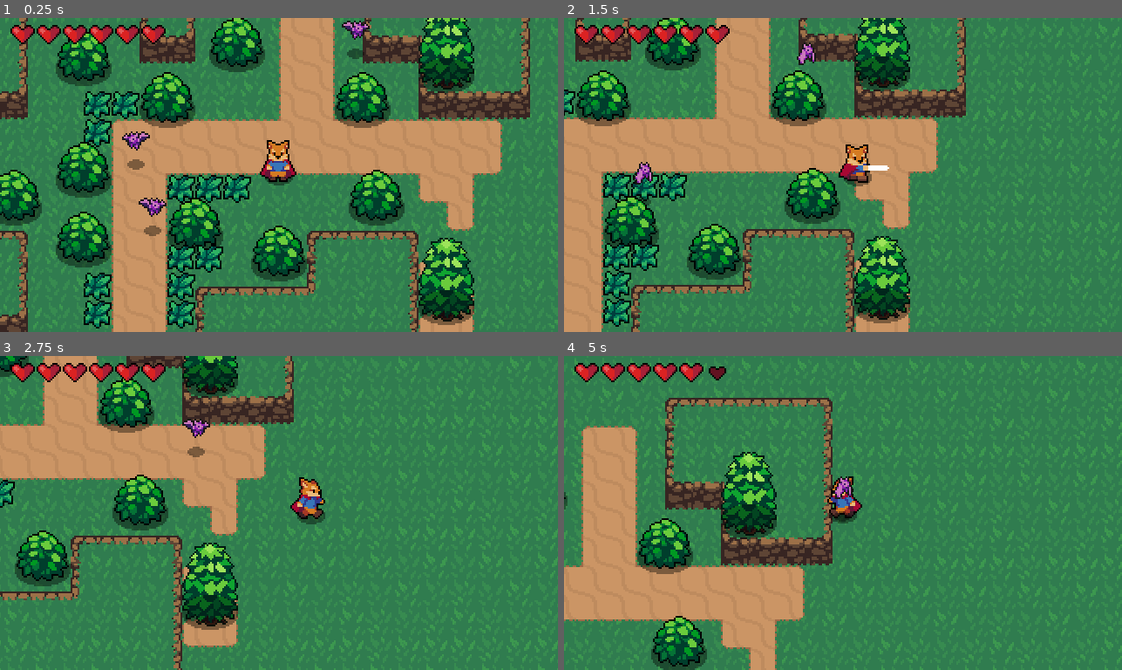
Above: before the commit, frames 1-4 (two rows, left to right).
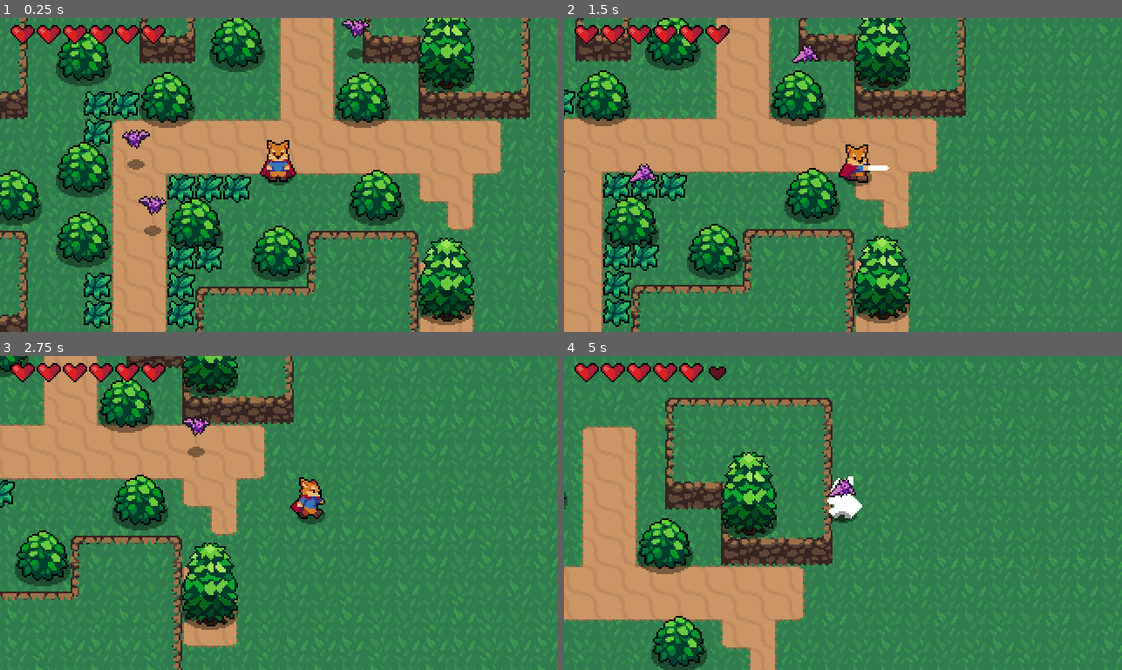
Above: after the commit, the same moments.

Repository: racampita/Action-RPG-Tutorial
Game: Godot game, scene res://World.tscn
Same seed, same stepped clock (60 frames per second), same inputs: the game is played once before the commit and once after it.
Inputs:
- Up to frame 1 (0.25 s): no input
- Up to frame 2 (1.5 s): hold Right (ui_right) 0.53-1.28 s; tap K (roll) at 0.6 s; hold Down (ui_down) from 1.28 s (still down); tap J (attack) at 1.35 s
- Up to frame 3 (2.75 s): tap K (roll) at 1.55, 2.1 s; release Down (ui_down) at 2.03 s; hold Right (ui_right) from 2.03 s (still down)
- Up to frame 4 (5 s): release Right (ui_right) at 2.78 s; hold Up (ui_up) 2.78-3.53 s; tap K (roll) at 2.85, 3.8, 4.35 s; hold Left (ui_left) from 3.53 s (still down); tap J (attack) at 3.6 s

The runs differ from the first frame. In frame 1, 0.5% of the frame differs, in the area x 21-67%, y 0-64%; in frame 2, 0.3%; in frame 3, 0.2%; in frame 4, 0.5%, in the area x 47-54%, y 38-52%.

Commit message:
Sounds and Flash
+hit and hurt sounds
+flash for bat and player

Diff:
--- a/Effects/Effect.gd
+++ b/Effects/Effect.gd
@@ -1,6 +1,7 @@
 extends AnimatedSprite
 
 func _ready() -> void:
+# warning-ignore:return_value_discarded
 	self.connect("animation_finished",self,"_on_animation_finished")
 	frame = 0
 	play("Animate")
--- a/Effects/EnemyDeathEFfect.tscn
+++ b/Effects/EnemyDeathEFfect.tscn
@@ -1,7 +1,8 @@
-[gd_scene load_steps=14 format=2]
+[gd_scene load_steps=15 format=2]
 
 [ext_resource path="res://Effects/Effect.gd" type="Script" id=1]
 [ext_resource path="res://Effects/EnemyDeathEffect.png" type="Texture" id=2]
+[ext_resource path="res://Music and Sounds/EnemyDie.wav" type="AudioStream" id=3]
 
 [sub_resource type="AtlasTexture" id=1]
 atlas = ExtResource( 2 )
@@ -56,3 +57,7 @@
 animation = "Animate"
 offset = Vector2( 0, -8 )
 script = ExtResource( 1 )
+
+[node name="AudioStreamPlayer" type="AudioStreamPlayer" parent="."]
+stream = ExtResource( 3 )
+autoplay = true
--- a/Effects/HitEffect.tscn
+++ b/Effects/HitEffect.tscn
@@ -1,7 +1,8 @@
-[gd_scene load_steps=6 format=2]
+[gd_scene load_steps=7 format=2]
 
 [ext_resource path="res://Effects/Effect.gd" type="Script" id=1]
 [ext_resource path="res://Effects/HitEffect.png" type="Texture" id=2]
+[ext_resource path="res://Music and Sounds/Hit.wav" type="AudioStream" id=3]
 
 [sub_resource type="AtlasTexture" id=1]
 atlas = ExtResource( 2 )
@@ -15,11 +16,16 @@
 animations = [ {
 "frames": [ SubResource( 1 ), SubResource( 2 ) ],
 "loop": true,
-"name": "default",
+"name": "Animate",
 "speed": 15.0
 } ]
 
 [node name="HitEffect" type="AnimatedSprite"]
 frames = SubResource( 3 )
+animation = "Animate"
 offset = Vector2( 0, -8 )
 script = ExtResource( 1 )
+
+[node name="AudioStreamPlayer" type="AudioStreamPlayer" parent="."]
+stream = ExtResource( 3 )
+autoplay = true
--- a/Enemies/Bat.gd
+++ b/Enemies/Bat.gd
@@ -24,6 +24,7 @@
 onready var hurtbox = $Hurtbox
 onready var softCollision = $SoftCollision
 onready var wanderController = $WanderController
+onready var animationPlayer = $AnimationPlayer
 
 func _ready():
 	state = pick_random_state([IDLE, WANDER])
@@ -82,9 +83,18 @@
 	stats.health -= area.damage
 	knockback = area.knockback_vector * 120
 	hurtbox.create_hit_effect()
+	hurtbox.start_invincibility(0.4)
 
 func _on_Stats_no_health() -> void:
 	queue_free()
 	var enemyDeathEffect = EnemyDeathEffect.instance()
 	get_parent().add_child(enemyDeathEffect)
 	enemyDeathEffect.global_position = global_position
+
+
+func _on_Hurtbox_invincibility_started() -> void:
+	animationPlayer.play("Start")
+
+
+func _on_Hurtbox_invincibility_ended() -> void:
+	animationPlayer.play("Stop")
--- a/Enemies/Bat.tscn
+++ b/Enemies/Bat.tscn
@@ -9,6 +9,12 @@
 [ext_resource path="res://Overlap/Hitbox.tscn" type="PackedScene" id=7]
 [ext_resource path="res://Overlap/SoftCollision.tscn" type="PackedScene" id=8]
 [ext_resource path="res://Enemies/WanderController.tscn" type="PackedScene" id=9]
+[ext_resource path="res://WhiteColor.shader" type="Shader" id=10]
+
+[sub_resource type="ShaderMaterial" id=12]
+resource_local_to_scene = true
+shader = ExtResource( 10 )
+shader_param/active = false
 
 [sub_resource type="AtlasTexture" id=1]
 atlas = ExtResource( 1 )
@@ -54,14 +60,48 @@
 [sub_resource type="CircleShape2D" id=11]
 radius = 3.0
 
+[sub_resource type="Animation" id=13]
+resource_name = "Start"
+length = 0.2
+loop = true
+tracks/0/type = "value"
+tracks/0/path = NodePath("AnimatedSprite:material:shader_param/active")
+tracks/0/interp = 1
+tracks/0/loop_wrap = true
+tracks/0/imported = false
+tracks/0/enabled = true
+tracks/0/keys = {
+"times": PoolRealArray( 0, 0.1 ),
+"transitions": PoolRealArray( 1, 1 ),
+"update": 1,
+"values": [ true, false ]
+}
+
+[sub_resource type="Animation" id=14]
+resource_name = "Stop"
+length = 0.1
+tracks/0/type = "value"
+tracks/0/path = NodePath("AnimatedSprite:material:shader_param/active")
+tracks/0/interp = 1
+tracks/0/loop_wrap = true
+tracks/0/imported = false
+tracks/0/enabled = true
+tracks/0/keys = {
+"times": PoolRealArray( 0 ),
+"transitions": PoolRealArray( 1 ),
+"update": 1,
+"values": [ false ]
+}
+
 [node name="Bat" type="KinematicBody2D"]
 collision_layer = 16
 script = ExtResource( 4 )
 
 [node name="AnimatedSprite" type="AnimatedSprite" parent="."]
+material = SubResource( 12 )
 frames = SubResource( 6 )
 animation = "Fly"
-frame = 2
+frame = 1
 playing = true
 offset = Vector2( 0, -12 )
 
@@ -105,7 +145,13 @@
 shape = SubResource( 11 )
 
 [node name="WanderController" parent="." instance=ExtResource( 9 )]
+
+[node name="AnimationPlayer" type="AnimationPlayer" parent="."]
+anims/Start = SubResource( 13 )
+anims/Stop = SubResource( 14 )
 [connection signal="area_entered" from="Hurtbox" to="." method="_on_Hurtbox_area_entered"]
+[connection signal="invincibility_ended" from="Hurtbox" to="." method="_on_Hurtbox_invincibility_ended"]
+[connection signal="invincibility_started" from="Hurtbox" to="." method="_on_Hurtbox_invincibility_started"]
 [connection signal="no_health" from="Stats" to="." method="_on_Stats_no_health"]
 
 [editable path="Hurtbox"]
--- a/Enemies/PlayerDetectionZone.gd
+++ b/Enemies/PlayerDetectionZone.gd
@@ -8,5 +8,5 @@
 func _on_PlayerDetectionZone_body_entered(body: Node) -> void:
 	player = body
 
-func _on_PlayerDetectionZone_body_exited(body: Node) -> void:
+func _on_PlayerDetectionZone_body_exited(_body: Node) -> void:
 	player = null
--- a/Player/Player.gd
+++ b/Player/Player.gd
@@ -1,4 +1,6 @@
 extends KinematicBody2D
+
+const PlayerHurtSound = preload("res://Player/PlayerHurtSound.tscn")
 
 enum {
 	MOVE,
@@ -16,7 +18,7 @@
 onready var animationState = animationTree.get("parameters/playback")
 onready var swordHitbox = $HitboxPivot/SwordHitbox
 onready var hurtbox = $Hurtbox
-
+onready var blinkAnimationPlayer = $BlinkAnimationPlayer
 
 export var MAX_SPEED = 80
 export var ACCELERATION = 500
@@ -34,7 +36,7 @@
 		MOVE:
 			move_state(delta)
 		ROLL:
-			roll_state(delta)
+			roll_state()
 		ATTACK:
 			attack_state()
 
@@ -66,7 +68,7 @@
 		state = ATTACK
 
 
-func roll_state(delta):
+func roll_state():
 	velocity = roll_vector * ROLL_SPEED
 	animationState.travel("Roll")
 	move()
@@ -87,6 +89,17 @@
 
 
 func _on_Hurtbox_area_entered(area: Area2D) -> void:
-	stats.health -= 1
-	hurtbox.start_invincibility(0.5)
+	stats.health -= area.damage
+	hurtbox.start_invincibility(0.6)
 	hurtbox.create_hit_effect()
+	var playerHurtSound = PlayerHurtSound.instance()
+	get_tree().current_scene.add_child(playerHurtSound)
+
+
+
+func _on_Hurtbox_invincibility_started() -> void:
+	blinkAnimationPlayer.play("Start")
+
+
+func _on_Hurtbox_invincibility_ended() -> void:
+	blinkAnimationPlayer.play("Stop")
--- a/Player/Player.tscn
+++ b/Player/Player.tscn
@@ -6,6 +6,13 @@
 [ext_resource path="res://Player/SwordHitbox.gd" type="Script" id=4]
 [ext_resource path="res://Overlap/Hurtbox.tscn" type="PackedScene" id=5]
 [ext_resource path="res://Shadows/MediumShadow.png" type="Texture" id=6]
+[ext_resource path="res://Music and Sounds/Swipe.wav" type="AudioStream" id=7]
+[ext_resource path="res://Music and Sounds/Evade.wav" type="AudioStream" id=8]
+[ext_resource path="res://WhiteColor.shader" type="Shader" id=9]
+
+[sub_resource type="ShaderMaterial" id=48]
+shader = ExtResource( 9 )
+shader_param/active = false
 
 [sub_resource type="CapsuleShape2D" id=1]
 radius = 4.0
@@ -64,6 +71,20 @@
 "update": 1,
 "values": [ false, true ]
 }
+tracks/4/type = "audio"
+tracks/4/path = NodePath("AudioStreamPlayer")
+tracks/4/interp = 1
+tracks/4/loop_wrap = true
+tracks/4/imported = false
+tracks/4/enabled = true
+tracks/4/keys = {
+"clips": [ {
+"end_offset": 0.0,
+"start_offset": 0.0,
+"stream": ExtResource( 7 )
+} ],
+"times": PoolRealArray( 0.1 )
+}
 
 [sub_resource type="Animation" id=3]
 resource_name = "AttackLeft"
@@ -118,6 +139,20 @@
 "update": 1,
 "values": [ false, true ]
 }
+tracks/4/type = "audio"
+tracks/4/path = NodePath("AudioStreamPlayer")
+tracks/4/interp = 1
+tracks/4/loop_wrap = true
+tracks/4/imported = false
+tracks/4/enabled = true
+tracks/4/keys = {
+"clips": [ {
+"end_offset": 0.0,
+"start_offset": 0.0,
+"stream": ExtResource( 7 )
+} ],
+"times": PoolRealArray( 0.1 )
+}
 
 [sub_resource type="Animation" id=4]
 resource_name = "AttackRight"
@@ -172,6 +207,20 @@
 "update": 1,
 "values": [ false, true ]
 }
+tracks/4/type = "audio"
+tracks/4/path = NodePath("AudioStreamPlayer")
+tracks/4/interp = 1
+tracks/4/loop_wrap = true
+tracks/4/imported = false
+tracks/4/enabled = true
+tracks/4/keys = {
+"clips": [ {
+"end_offset": 0.0,
+"start_offset": 0.0,
+"stream": ExtResource( 7 )
+} ],
+"times": PoolRealArray( 0.1 )
+}
 
 [sub_resource type="Animation" id=5]
 resource_name = "AttackUp"
@@ -226,6 +275,20 @@
 "update": 1,
 "values": [ false, true ]
 }
+tracks/4/type = "audio"
+tracks/4/path = NodePath("AudioStreamPlayer")
+tracks/4/interp = 1
+tracks/4/loop_wrap = true
+tracks/4/imported = false
+tracks/4/enabled = true
+tracks/4/keys = {
+"clips": [ {
+"end_offset": 0.0,
+"start_offset": 0.0,
+"stream": ExtResource( 7 )
+} ],
+"times": PoolRealArray( 0.1 )
+}
 
 [sub_resource type="Animation" id=6]
 length = 0.1
@@ -320,6 +383,20 @@
 "method": "roll_animation_finished"
 } ]
 }
+tracks/2/type = "audio"
+tracks/2/path = NodePath("AudioStreamPlayer")
+tracks/2/interp = 1
+tracks/2/loop_wrap = true
+tracks/2/imported = false
+tracks/2/enabled = true
+tracks/2/keys = {
+"clips": [ {
+"end_offset": 0.0,
+"start_offset": 0.0,
+"stream": ExtResource( 8 )
+} ],
+"times": PoolRealArray( 0.1 )
+}
 
 [sub_resource type="Animation" id=11]
 resource_name = "RollLeft"
@@ -350,6 +427,20 @@
 "method": "roll_animation_finished"
 } ]
 }
+tracks/2/type = "audio"
+tracks/2/path = NodePath("AudioStreamPlayer")
+tracks/2/interp = 1
+tracks/2/loop_wrap = true
+tracks/2/imported = false
+tracks/2/enabled = true
+tracks/2/keys = {
+"clips": [ {
+"end_offset": 0.0,
+"start_offset": 0.0,
+"stream": ExtResource( 8 )
+} ],
+"times": PoolRealArray( 0.1 )
+}
 
 [sub_resource type="Animation" id=12]
 resource_name = "RollRight"
@@ -380,6 +471,20 @@
 "method": "roll_animation_finished"
 } ]
 }
+tracks/2/type = "audio"
+tracks/2/path = NodePath("AudioStreamPlayer")
+tracks/2/interp = 1
+tracks/2/loop_wrap = true
+tracks/2/imported = false
+tracks/2/enabled = true
+tracks/2/keys = {
+"clips": [ {
+"end_offset": 0.0,
+"start_offset": 0.0,
+"stream": ExtResource( 8 )
+} ],
+"times": PoolRealArray( 0.1 )
+}
 
 [sub_resource type="Animation" id=13]
 resource_name = "RollUp"
@@ -409,6 +514,20 @@
 "args": [  ],
 "method": "roll_animation_finished"
 } ]
+}
+tracks/2/type = "audio"
+tracks/2/path = NodePath("AudioStreamPlayer")
+tracks/2/interp = 1
+tracks/2/loop_wrap = true
+tracks/2/imported = false
+tracks/2/enabled = true
+tracks/2/keys = {
+"clips": [ {
+"end_offset": 0.0,
+"start_offset": 0.0,
+"stream": ExtResource( 8 )
+} ],
+"times": PoolRealArray( 0.1 )
 }
 
 [sub_resource type="Animation" id=14]
@@ -608,6 +727,39 @@
 radius = 5.0
 height = 6.0
 
+[sub_resource type="Animation" id=49]
+resource_name = "Start"
+length = 0.2
+loop = true
+tracks/0/type = "value"
+tracks/0/path = NodePath("Sprite:material:shader_param/active")
+tracks/0/interp = 1
+tracks/0/loop_wrap = true
+tracks/0/imported = false
+tracks/0/enabled = true
+tracks/0/keys = {
+"times": PoolRealArray( 0, 0.1 ),
+"transitions": PoolRealArray( 1, 1 ),
+"update": 1,
+"values": [ true, false ]
+}
+
+[sub_resource type="Animation" id=50]
+resource_name = "Stop"
+length = 0.1
+tracks/0/type = "value"
+tracks/0/path = NodePath("Sprite:material:shader_param/active")
+tracks/0/interp = 1
+tracks/0/loop_wrap = true
+tracks/0/imported = false
+tracks/0/enabled = true
+tracks/0/keys = {
+"times": PoolRealArray( 0 ),
+"transitions": PoolRealArray( 1 ),
+"update": 1,
+"values": [ false ]
+}
+
 [node name="Player" type="KinematicBody2D"]
 collision_layer = 2
 script = ExtResource( 2 )
@@ -617,13 +769,15 @@
 texture = ExtResource( 6 )
 
 [node name="Sprite" type="Sprite" parent="."]
+material = SubResource( 48 )
 position = Vector2( 0, -9 )
 rotation = 0.00240662
 texture = ExtResource( 1 )
 hframes = 60
-frame = 18
+frame = 6
 
 [node name="CollisionShape2D" type="CollisionShape2D" parent="."]
+visible = false
 rotation = -1.5708
 shape = SubResource( 1 )
 
@@ -664,16 +818,27 @@
 script = ExtResource( 4 )
 
 [node name="CollisionShape2D" parent="HitboxPivot/SwordHitbox" index="0"]
+visible = false
 shape = SubResource( 46 )
 disabled = true
 
 [node name="Hurtbox" parent="." instance=ExtResource( 5 )]
+visible = false
 collision_layer = 4
 
 [node name="CollisionShape2D" parent="Hurtbox" index="0"]
 position = Vector2( 0, -4 )
 shape = SubResource( 47 )
+
+[node name="AudioStreamPlayer" type="AudioStreamPlayer" parent="."]
+stream = ExtResource( 7 )
+
+[node name="BlinkAnimationPlayer" type="AnimationPlayer" parent="."]
+anims/Start = SubResource( 49 )
+anims/Stop = SubResource( 50 )
 [connection signal="area_entered" from="Hurtbox" to="." method="_on_Hurtbox_area_entered"]
+[connection signal="invincibility_ended" from="Hurtbox" to="." method="_on_Hurtbox_invincibility_ended"]
+[connection signal="invincibility_started" from="Hurtbox" to="." method="_on_Hurtbox_invincibility_started"]
 
 [editable path="HitboxPivot/SwordHitbox"]
 
--- /dev/null
+++ b/Player/PlayerHurtSound.tscn
@@ -0,0 +1,9 @@
+[gd_scene load_steps=3 format=2]
+
+[ext_resource path="res://Music and Sounds/Hurt.wav" type="AudioStream" id=1]
+[ext_resource path="res://PlayerHurtSound.gd" type="Script" id=2]
+
+[node name="PlayerHurtSound" type="AudioStreamPlayer"]
+stream = ExtResource( 1 )
+autoplay = true
+script = ExtResource( 2 )
--- /dev/null
+++ b/PlayerHurtSound.gd
@@ -0,0 +1,6 @@
+extends AudioStreamPlayer
+
+
+func _ready() -> void:
+# warning-ignore:return_value_discarded
+	connect("finished", self, "queue_free")
--- a/UI/HealthUI.gd
+++ b/UI/HealthUI.gd
@@ -20,5 +20,7 @@
 func _ready():
 	self.max_hearts = PlayerStats.max_health
 	self.hearts = PlayerStats.health
+# warning-ignore:return_value_discarded
 	PlayerStats.connect("health_changed", self, "set_hearts")
+# warning-ignore:return_value_discarded
 	PlayerStats.connect("max_health_changed",self,"set_max_hearts")
--- /dev/null
+++ b/WhiteColor.shader
@@ -0,0 +1,13 @@
+shader_type canvas_item;
+
+uniform bool active = false;
+
+void fragment(){
+	vec4 previous_color = texture(TEXTURE, UV);
+	vec4 white_color = vec4(1.0,1.0,1.0,previous_color.a);
+	vec4 new_color = previous_color;
+	if(active){
+		new_color = white_color;
+	}
+	COLOR = new_color;
+}
--- a/World/Grass.gd
+++ b/World/Grass.gd
@@ -4,11 +4,10 @@
 
 func create_grass_effect():
 	var grassEffect = GrassEffect.instance()
-	var world = get_tree().current_scene
 	get_parent().add_child(grassEffect)
 	grassEffect.global_position = global_position
 
 
-func _on_Hurtbox_area_entered(area: Area2D) -> void:
+func _on_Hurtbox_area_entered(_area: Area2D) -> void:
 	create_grass_effect()
 	queue_free()
--- /dev/null
+++ b/default_bus_layout.tres
@@ -0,0 +1,4 @@
+[gd_resource type="AudioBusLayout" format=2]
+
+[resource]
+bus/0/volume_db = -4.12528
Not shown: 1 places in Enemies/Bat.tscn that only renumber resources
Not shown: 1 places in Player/Player.tscn that only renumber resources
